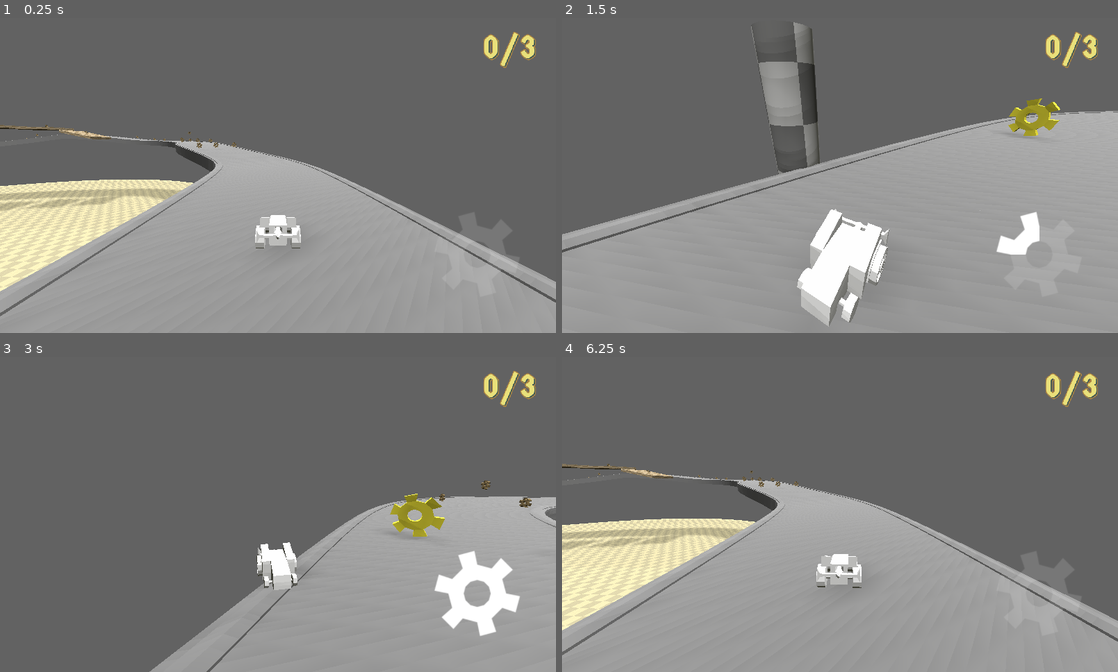
Above: before the commit, frames 1-4 (two rows, left to right).
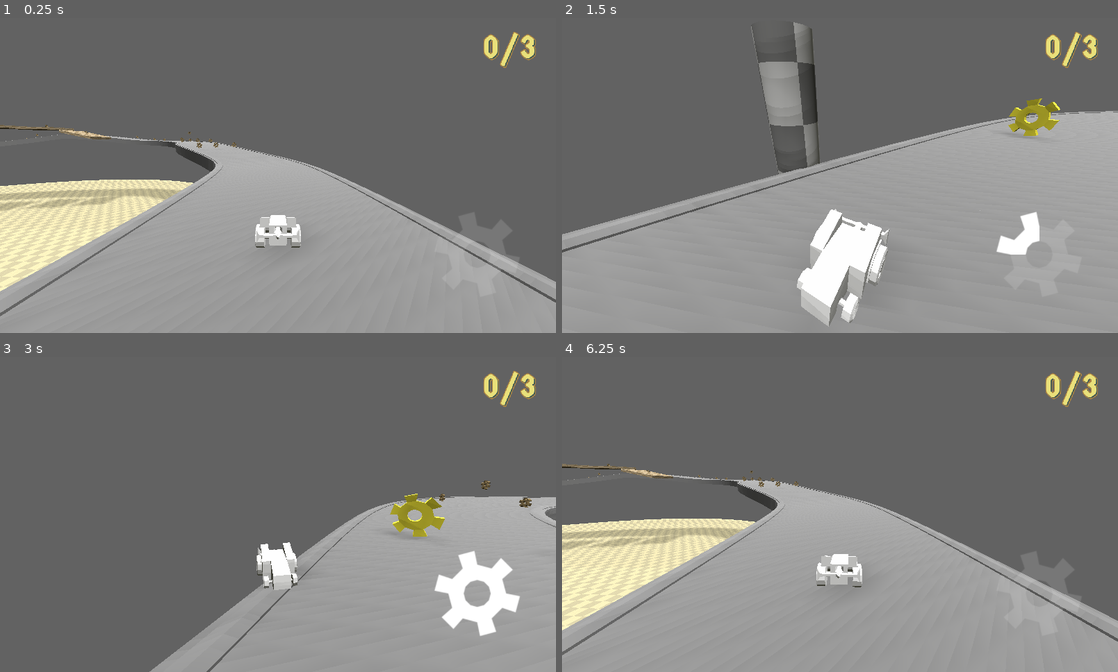
Above: after the commit, the same moments.

Repository: EdmarDev/Wind-Up-Racer
Game: Godot game, scene res://src/main/Game.tscn
The game is run twice, just before and just after one commit, with the same random seed, the same clock (stepped at 60 frames per second) and the same inputs. The project has no main scene, so this scene is started directly.
Inputs:
- Up to frame 1 (0.25 s): no input
- Up to frame 2 (1.5 s): tap Enter at 0.5 s; hold D (steer_right) 0.53-1.28 s; tap Space (jump) at 0.77 s; hold Shift (brake) from 1.28 s (still down)
- Up to frame 3 (3 s): tap Space (jump) at 1.52 s; release Shift (brake) at 2.03 s; hold D (steer_right) from 2.03 s (still down)
- Up to frame 4 (6.25 s): tap Space (jump) at 3.02, 3.77, 4.52, 6.02 s; release D (steer_right) at 3.53 s; hold A (steer_left) 3.53-5.03 s; hold Shift (brake) 5.03-5.78 s; hold D (steer_right) from 5.78 s (still down)

The runs differ from the first frame. In frame 1, less than 0.1% of the frame differs, in the area x 45-55%, y 65-74%; in frame 2, 0.1%, in the area x 42-59%, y 65-97%; in frame 3, less than 0.1%; in frame 4, less than 0.1%.

Commit message:
Add wheel rotation

Diff:
--- a/project.godot
+++ b/project.godot
@@ -35,6 +35,11 @@
 "path": "res://src/vehicle/vehicle.gd"
 }, {
 "base": "MeshInstance",
+"class": "Wheel",
+"language": "GDScript",
+"path": "res://src/vehicle/Wheel.gd"
+}, {
+"base": "MeshInstance",
 "class": "Winder",
 "language": "GDScript",
 "path": "res://src/vehicle/Winder.gd"
@@ -45,6 +50,7 @@
 "GearUI": "",
 "Track": "",
 "Vehicle": "",
+"Wheel": "",
 "Winder": ""
 }
 
--- /dev/null
+++ b/src/vehicle/Wheel.gd
@@ -0,0 +1,13 @@
+class_name Wheel
+extends MeshInstance
+
+export var _rotation_speed := 360.0
+var _vehicle: Vehicle
+
+func _ready() -> void:
+	_vehicle = owner as Vehicle
+
+
+func _process(delta: float) -> void:
+	if _vehicle.is_moving():
+		rotate_x(deg2rad(_rotation_speed) * delta)
--- a/src/vehicle/vehicle.gd
+++ b/src/vehicle/vehicle.gd
@@ -163,6 +163,10 @@
 	add_boost(100, .25)
 
 
+func is_moving():
+	return _moving
+
+
 func _update_energy(delta: float):
 	if !_started:
 		return
--- a/src/vehicle/vehicle.tscn
+++ b/src/vehicle/vehicle.tscn
@@ -1,9 +1,12 @@
-[gd_scene load_steps=6 format=2]
+[gd_scene load_steps=9 format=2]
 
 [ext_resource path="res://src/vehicle/vehicle.gd" type="Script" id=1]
 [ext_resource path="res://assets/models/car.obj" type="ArrayMesh" id=2]
 [ext_resource path="res://assets/models/car_winder.obj" type="ArrayMesh" id=3]
 [ext_resource path="res://src/vehicle/Winder.gd" type="Script" id=4]
+[ext_resource path="res://assets/models/front_wheels.obj" type="ArrayMesh" id=5]
+[ext_resource path="res://assets/models/rear_wheels.obj" type="ArrayMesh" id=6]
+[ext_resource path="res://src/vehicle/Wheel.gd" type="Script" id=7]
 
 [sub_resource type="SphereShape" id=1]
 radius = 0.6
@@ -24,5 +27,17 @@
 
 [node name="Tween" type="Tween" parent="Car/Winder"]
 
+[node name="FrontWheels" type="MeshInstance" parent="Car"]
+transform = Transform( 1, 0, 0, 0, 1, 0, 0, 0, 1, -2.69457e-07, 0.374015, 0.826958 )
+mesh = ExtResource( 5 )
+material/0 = null
+script = ExtResource( 7 )
+
+[node name="RearWheels" type="MeshInstance" parent="Car"]
+transform = Transform( 1, 0, 0, 0, 1, 0, 0, 0, 1, 2.26107e-07, 0.6911, -0.693917 )
+mesh = ExtResource( 6 )
+material/0 = null
+script = ExtResource( 7 )
+
 [node name="CollisionShape" type="CollisionShape" parent="."]
 shape = SubResource( 1 )
Not shown, changed: assets/models/car.obj
Not shown, added: assets/models/front_wheels.obj
Not shown, added: assets/models/front_wheels.obj.import
Not shown, added: assets/models/rear_wheels.obj
Not shown, added: assets/models/rear_wheels.obj.import
